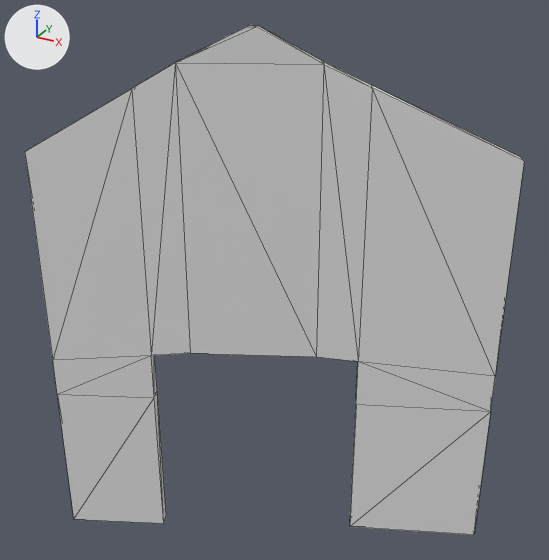
The glTF model content/proxies/UN_SanPietro_1.glb, before and after one commit.
The view is the same before and after, from a 50 mm camera at (142.56, 503.03, 680.31) aimed at (136.46, 514.13, 674.76). The axes (+X, +Y, +Z) are drawn at upper left. The lights are the same throughout. Mesh edges are drawn as thin lines. Where no turn or scale is listed for an object, it has been applied to the vertices. Vertices at the same position are counted once.

The older version as bpy lines, for what is in view:
```python
me_plane_003 = bpy.data.meshes.new('Plane.003')
me_plane_003.from_pydata(...)  # 44 vertices, 84 faces; spans x -1.02..6.58, y -0.39..3.26, z -1.0..8.86
ob_un_sanpietro_1 = bpy.data.objects.new('UN_SanPietro_1', me_plane_003)
ob_un_sanpietro_1.location = (133.72, 512.45, 670.3)
```
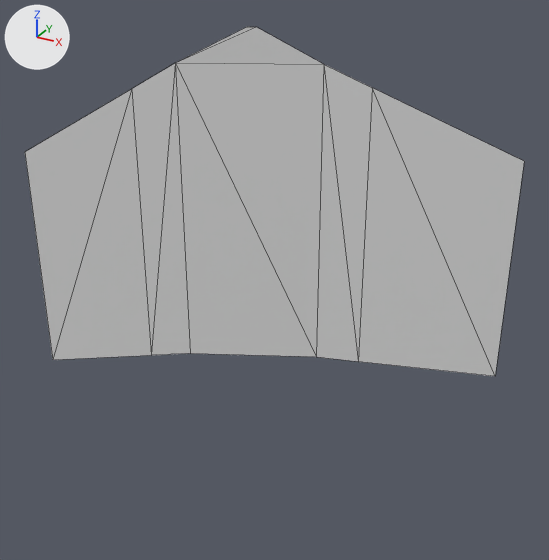
Changed parts and their boxes [x1, y1, x2, y2] in the pictures (549 x 560 px):
'UN_SanPietro_1', reshaped (32% shorter)
    before: [25, 25, 524, 535]
    after: [25, 27, 524, 376]
part 1 of me_plane_003, deleted
    before: [30, 25, 523, 535]

The change, as a list of edits to the scene's bpy script:
```text
Change me_plane_003:
    used by ob_un_sanpietro_1; location = (133.72, 512.45, 670.3)
    remove me_plane_003.from_pydata(...)  # 44 vertices, 84 faces; spans x -1.02..6.58, y -0.39..3.26, z -1.0..8.86
    add me_plane_003.from_pydata(...)  # 14 vertices, 12 faces; spans x -0.92..6.58, y -0.39..3.04, z 2.82..8.86
    me_plane_003 part 1
    30 vertices are removed from x -1.02..6.58, y -0.39..3.26, z -1.0..8.86
    72 faces are deleted
```
